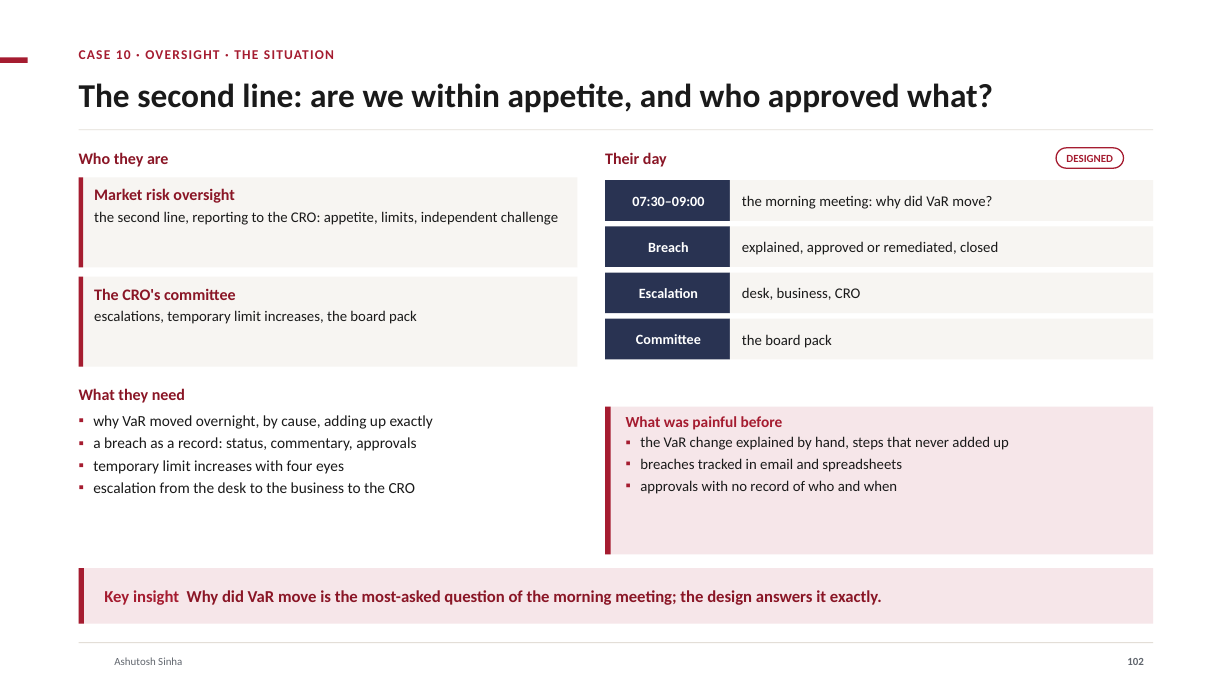
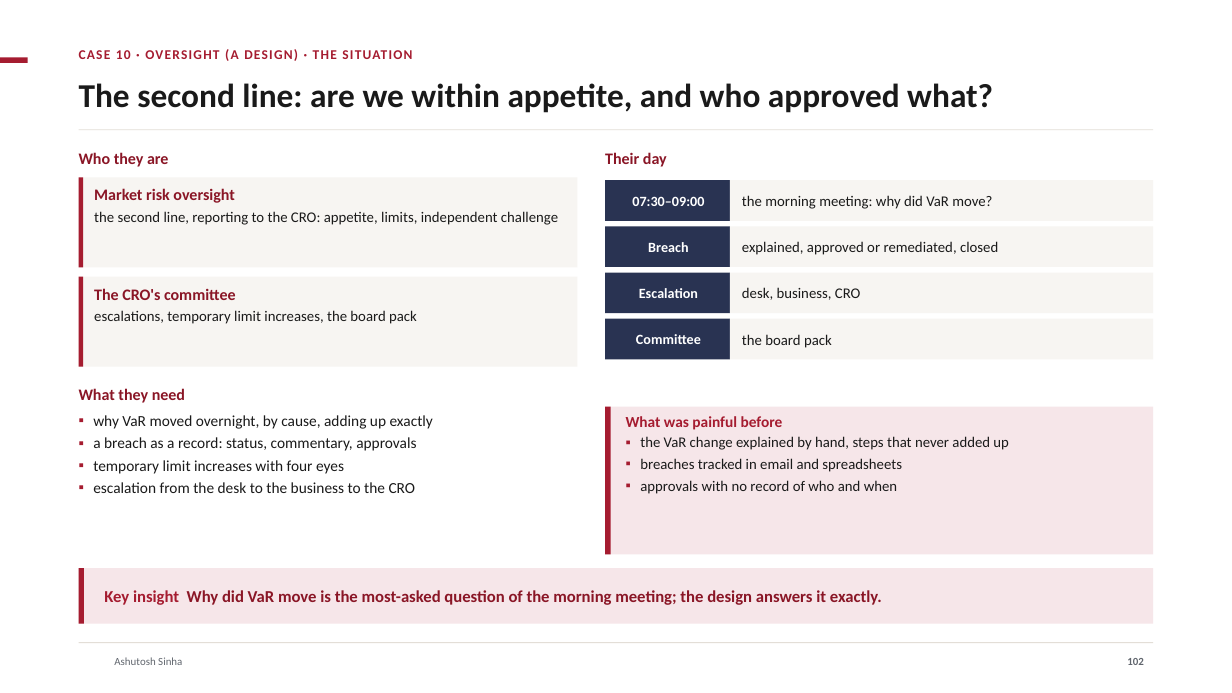
Before and after one commit to ajsinha/drishti, a slide deck: slide 102 of docs/publications/Drishti-Design-and-Evidence.pptx. Drawn at 1232x693 pixels with LibreOffice and Linux fonts; fonts in the diff are those of the drawing; background and template pictures are left out. Boxes give left, top, right and bottom in pixels: in the first picture for what was removed or moved away, otherwise in the second. Text is boxed around its words. In the diff, an @@ line names an element or a change of style, - is before the commit and + after.

Commit message:
Decks: Design-and-Evidence without status pills; the phone tiers and lens menus on the real phone captures; no picture disagrees with its slide (live period statistics and the reports list, real captures for the Risk, Trading, Market and World cases, mock-ups captioned as such with no figures they could contradict); each bank EPE dated; chapter names clear of their numbers

```diff
--- a/docs/publications/Drishti-Design-and-Evidence.pptx
+++ b/docs/publications/Drishti-Design-and-Evidence.pptx
@@ text at [79,49,412,61]: text changed @@
-CASE 10 · OVERSIGHT · THE SITUATION
+CASE 10 · OVERSIGHT (A DESIGN) · THE SITUATION
@@ rounded rectangle removed at [1056,148,1124,168] @@
-DESIGNED
```
Also in this commit, not shown: 35 other slides changed, 1 other file.
